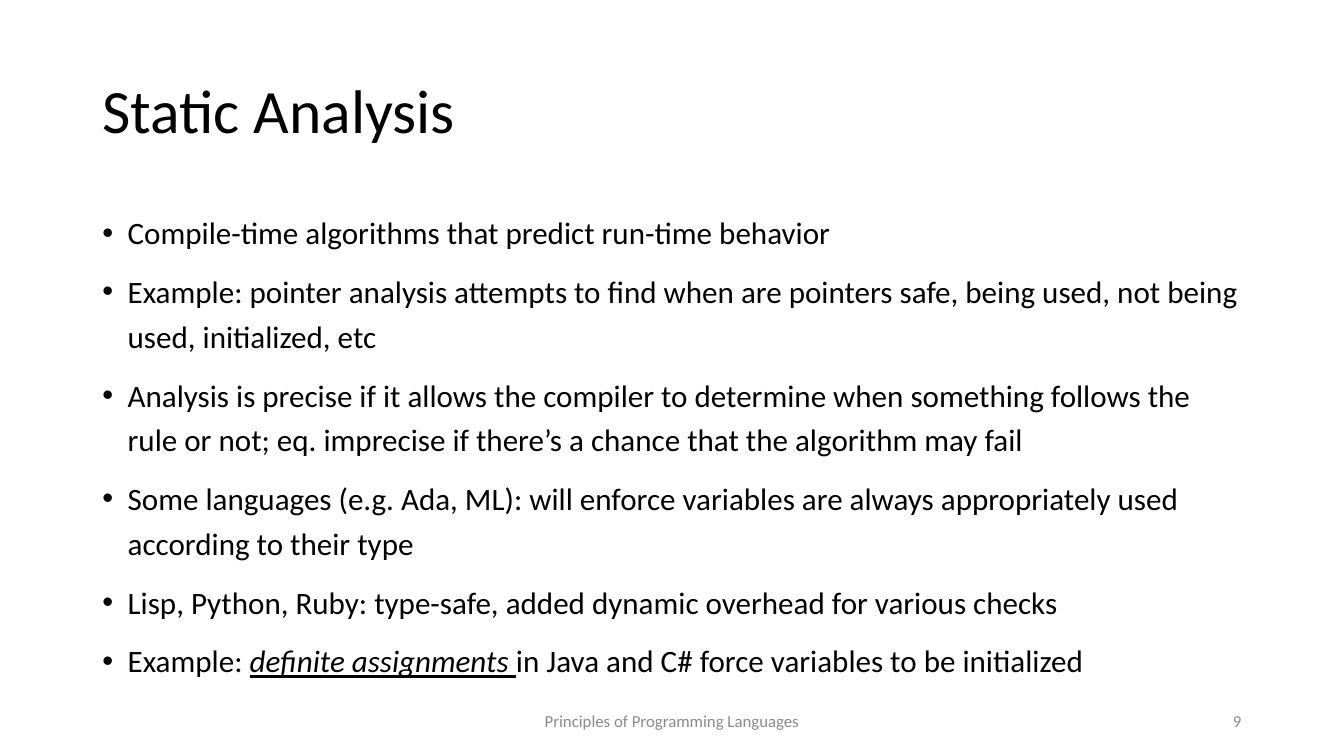
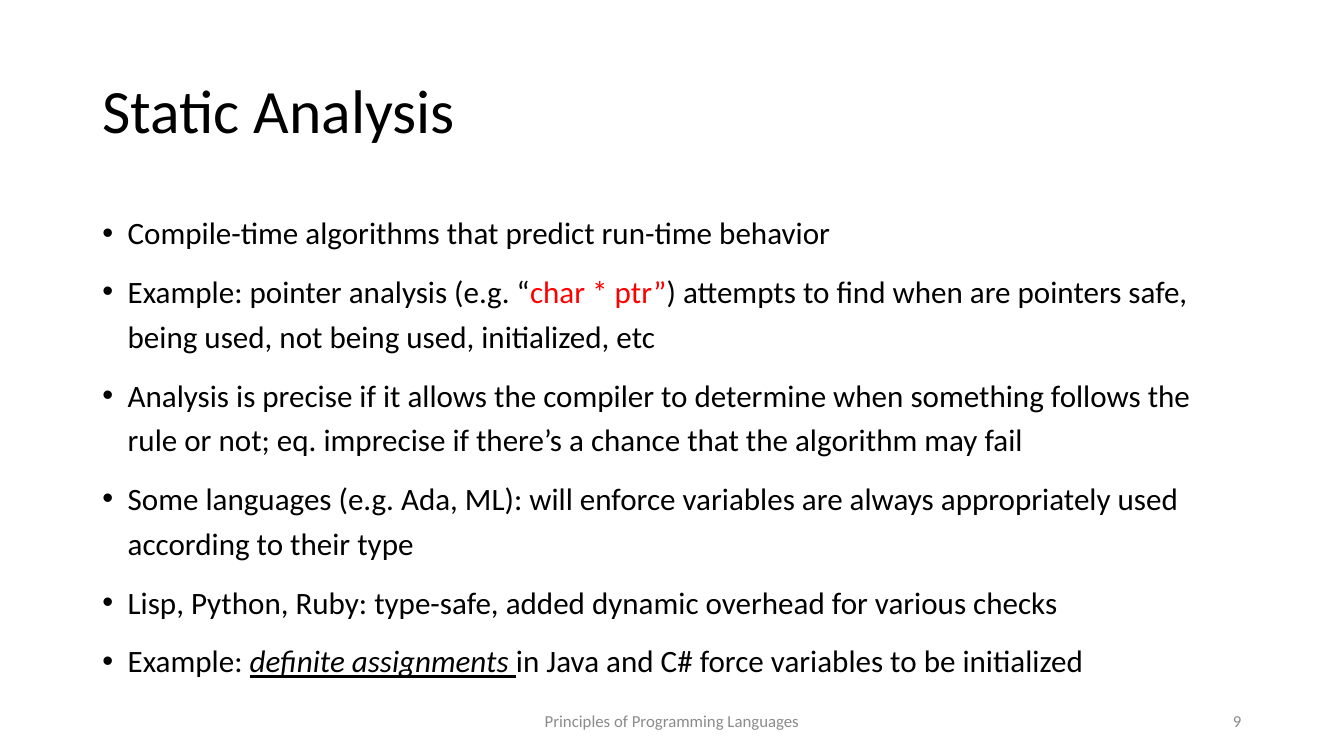
Before and after one commit to kongm/pl-design, a slide deck: slide 9 of C4-Semantics.pptx. Drawn at 1344x756 pixels with LibreOffice and Linux fonts; fonts in the diff are those of the drawing. Boxes give left, top, right and bottom in pixels: in the first picture for what was removed or moved away, otherwise in the second. Text is boxed around its words. In the diff, an @@ line names an element or a change of style, - is before the commit and + after.

```diff
--- a/C4-Semantics.pptx
+++ b/C4-Semantics.pptx
@@ text at <box>128,280,1187,354</box>: text changed @@
-• Example: pointer analysis attempts to find when are pointers safe, being used, not being used, initialized, etc
+• Example: pointer analysis (e.g. “char * ptr”) attempts to find when are pointers safe, being used, not being used, initialized, etc
```
Also in this commit, not shown: 1 other slide changed, 1 other file.
